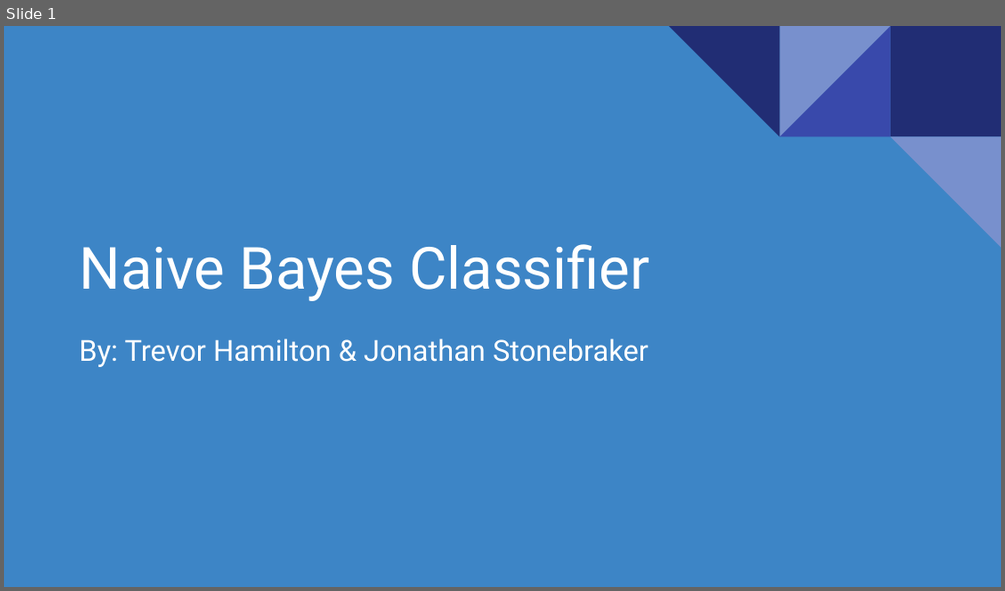
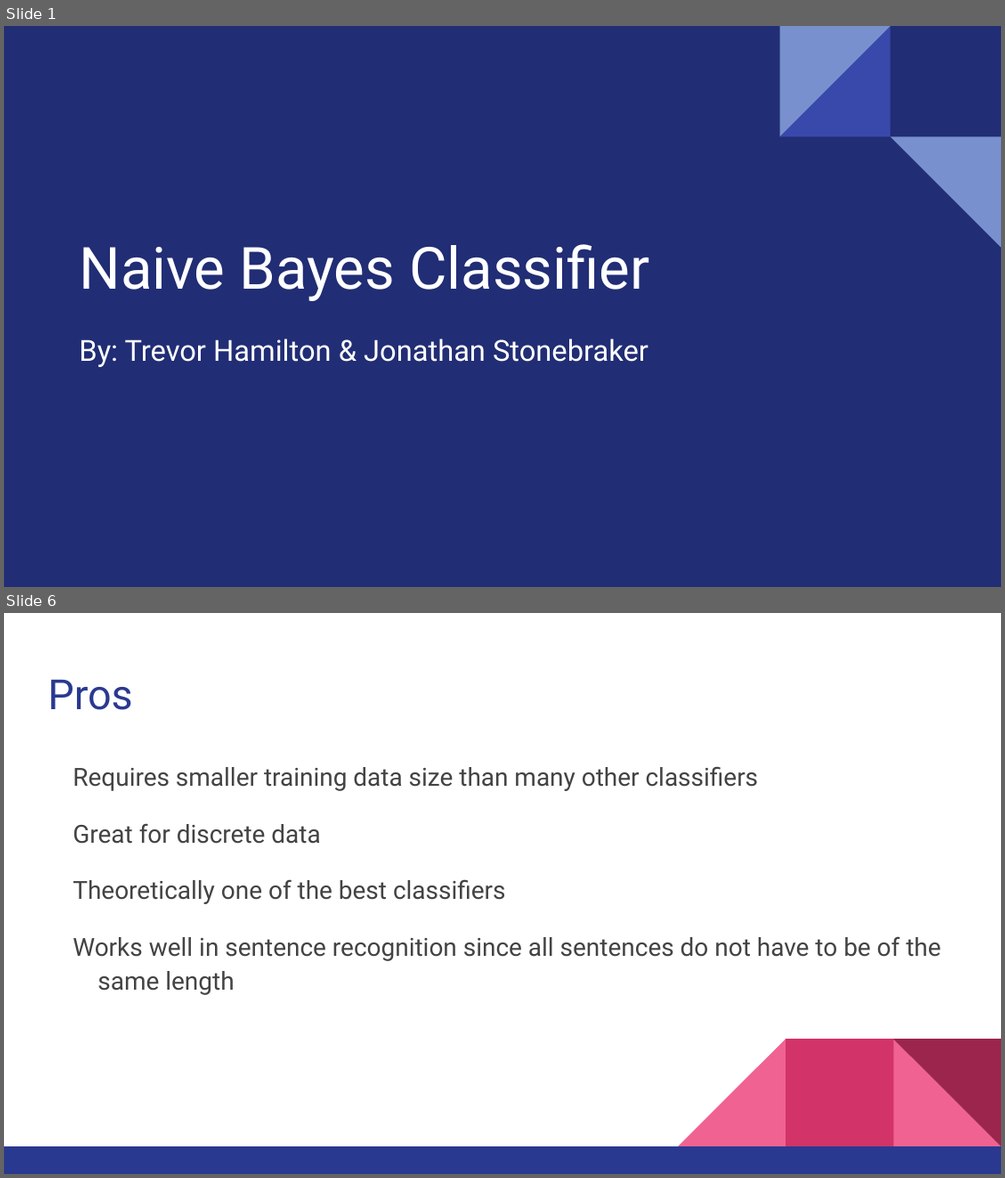
Before and after one commit to hamiltontj/NaiveBayes, a slide deck: doc/Presentation.pptx. Shown one above the other, each under a label of ours: slide 1 before the commit, slides 1 and 6 after it; the slides between them are not shown. The pictures are 1005x591 and 1005x1178 pixels, drawn with LibreOffice and Linux fonts; fonts in the diff are those of the drawing. Boxes give left, top, right and bottom in pixels: in the first picture for what was removed or moved away, otherwise in the second. Text is boxed around its words. In the diff, an @@ line names an element or a change of style, - is before the commit and + after.

```diff
--- a/doc/Presentation.pptx
+++ b/doc/Presentation.pptx
@@ slide 6 added at [4, 613, 1001, 1174], background #FFFFFF @@
@@ title added at [48, 680, 132, 710], 30 pt, text #2A3990 @@
+Pros
@@ text added at [73, 766, 940, 995], 18 pt, text #434343 @@
+Requires smaller training data size than many other classifiers
+Great for discrete data
+Theoretically one of the best classifiers
+Works well in sentence recognition since all sentences do not have to be of the same length
@@ group added at [4, 1038, 1001, 1174]: 3 right triangles, 2 rectangles @@
@@ slide 1 changed as well @@
@@ background #3D85C6 to #212D74 @@
@@ rectangle removed at [890, 26, 1001, 136] @@
```
Also in this commit, not shown: 28 other slides added, 9 slides removed, 27 other files.
